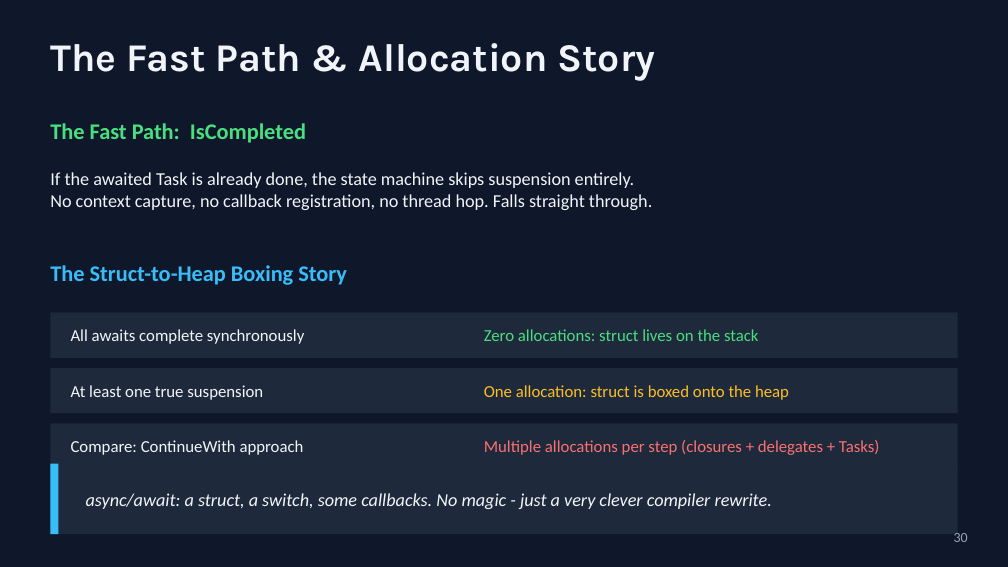
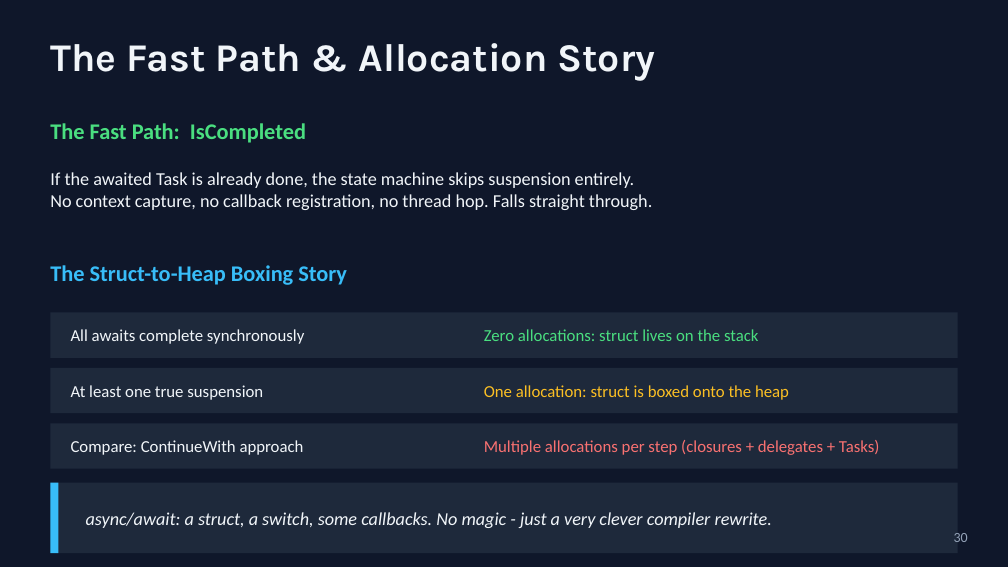
Before and after one commit to RaresNegrut/AsyncAwaitPresentation, a slide deck: slide 22 of presentation-r4.pptx. Drawn at 1008x567 pixels with LibreOffice and Linux fonts; fonts in the diff are those of the drawing. Boxes give left, top, right and bottom in pixels: in the first picture for what was removed or moved away, otherwise in the second. Text is boxed around its words. In the diff, an @@ line names an element or a change of style, - is before the commit and + after.

```diff
--- a/presentation-r4.pptx
+++ b/presentation-r4.pptx
@@ 2 rectangles, 1 text moved together from (x1=50, y1=464, x2=958, y2=534) to (x1=50, y1=483, x2=958, y2=553) @@
```
Also in this commit, not shown: 8 other slides changed.
